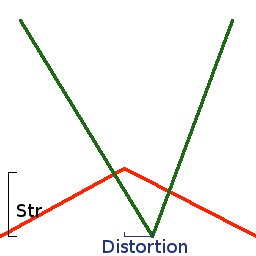
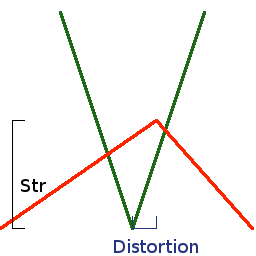
Layers edited between the first and the second w=256, h=256 image:
renamed "Distortion" to "Str", painted on it over [21, 179, 187, 253]
renamed "Str" to "Distortion", painted on it over [17, 204, 198, 253]
painted on "Background" over [0, 11, 256, 238]
